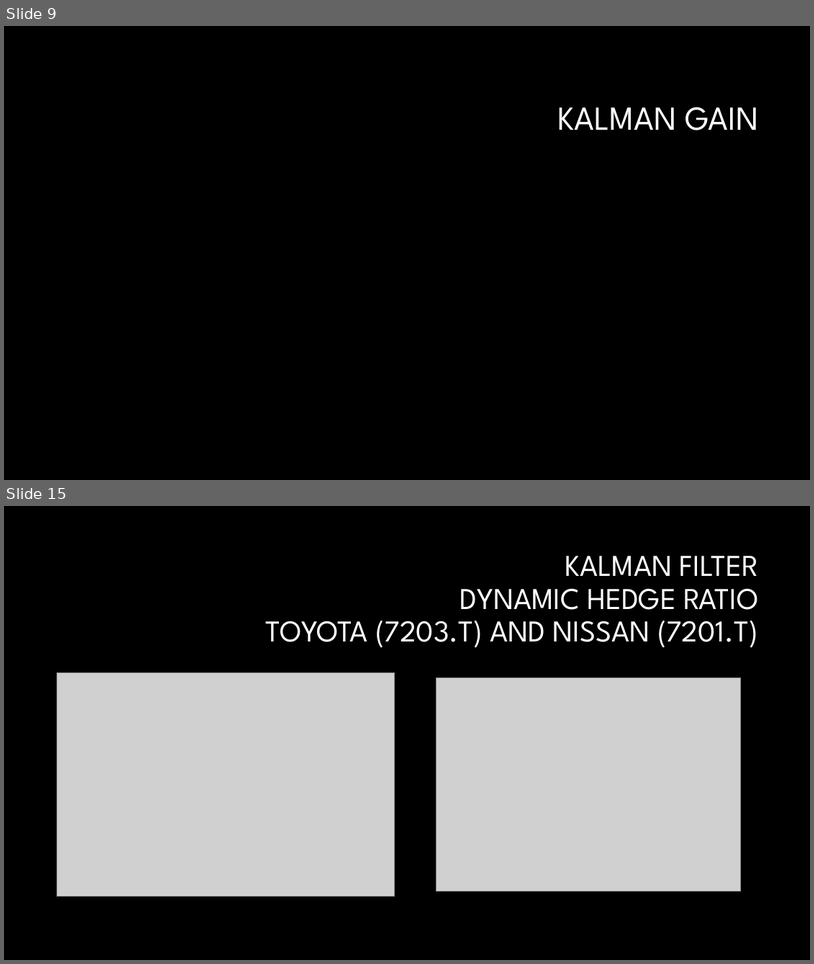
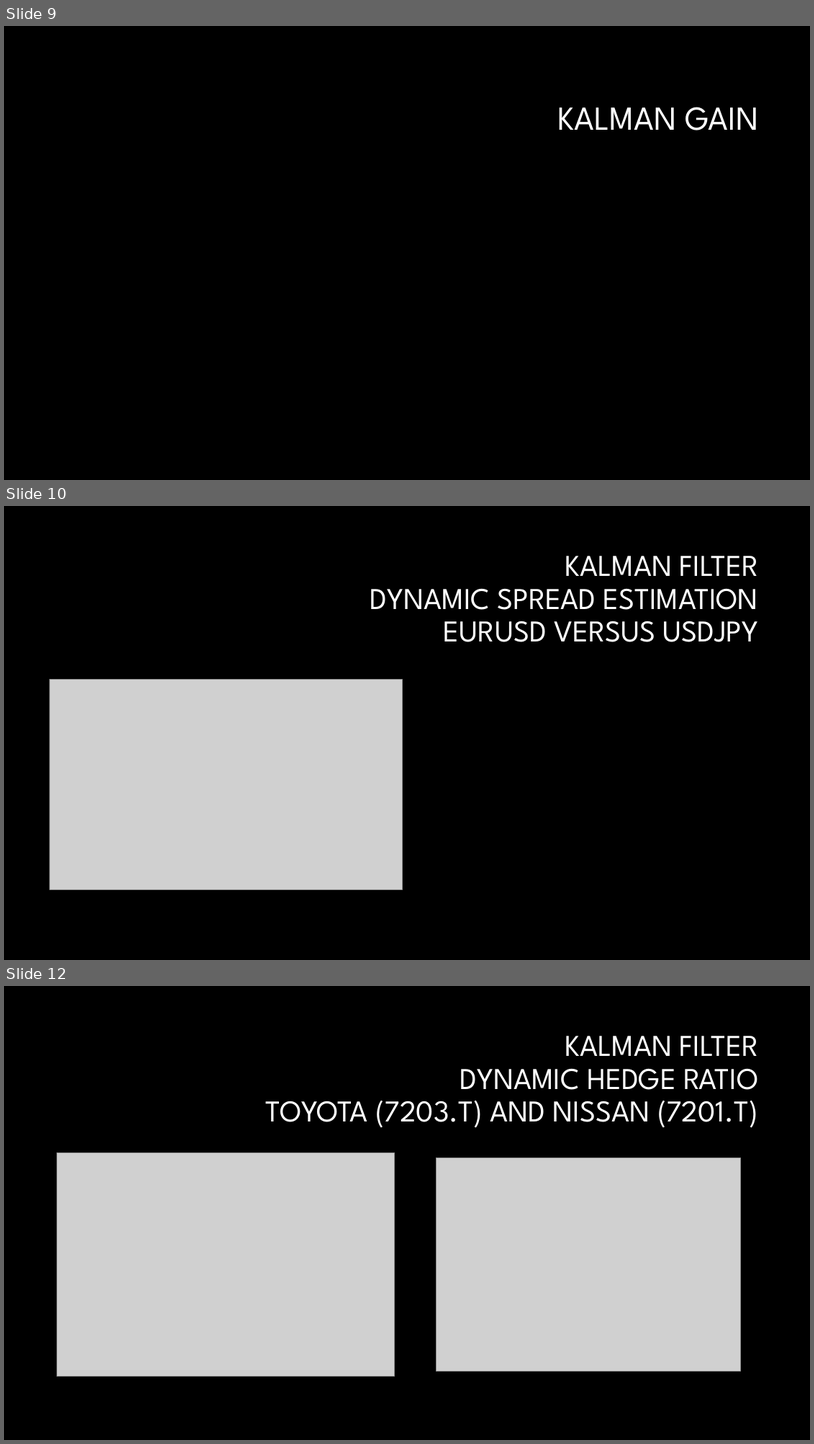
Before and after one commit to markblefevre/presentations, a slide deck: Kalman Filter/KALMAN FILTER FIN 2025.pptx. Shown one above the other, each under a label of ours: slides 9 and 15 before the commit, slides 9, 10 and 12 after it; the slides between them are not shown. The pictures are 814x964 and 814x1444 pixels, drawn with LibreOffice and Linux fonts; fonts in the diff are those of the drawing; grey boxes stand for pictures; background and template pictures are left out. Boxes give left, top, right and bottom in pixels: in the first picture for what was removed or moved away, otherwise in the second. Text is boxed around its words. In the diff, an @@ line names an element or a change of style, - is before the commit and + after.

```diff
--- a/Kalman Filter/KALMAN FILTER FIN 2025.pptx
+++ b/Kalman Filter/KALMAN FILTER FIN 2025.pptx
@@ slide 10 added at (4, 506, 810, 960), background #000000 @@
@@ title added at (370, 556, 759, 642), 36 pt, text #FFFFFF @@
+KALMAN FILTER
+DYNAMIC SPREAD ESTIMATION
+EURUSD VERSUS USDJPY
@@ picture added at (49, 679, 402, 889) @@
@@ what was slide 15 is now slide 12 @@
```
Also in this commit, not shown: 3 slides changed.
